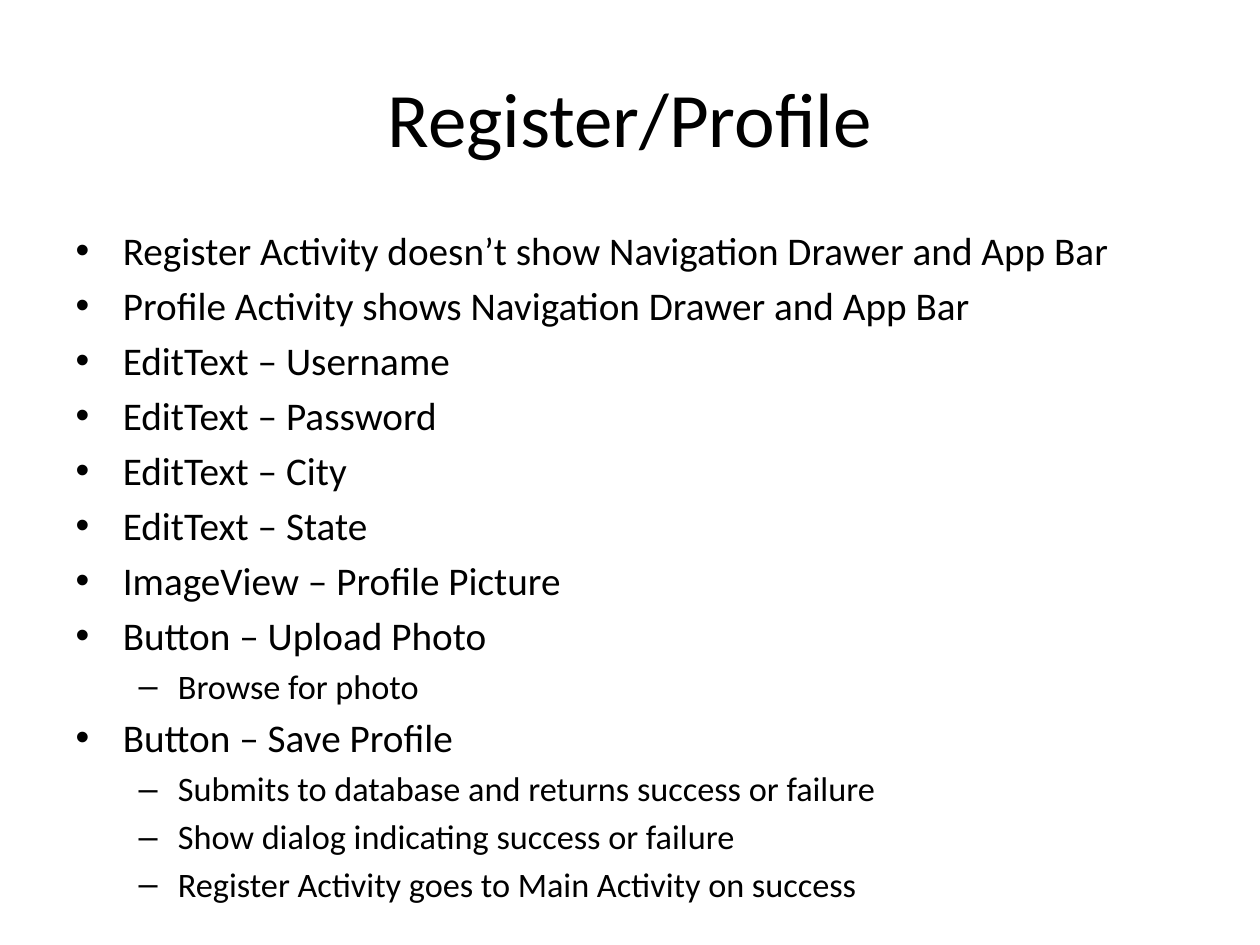
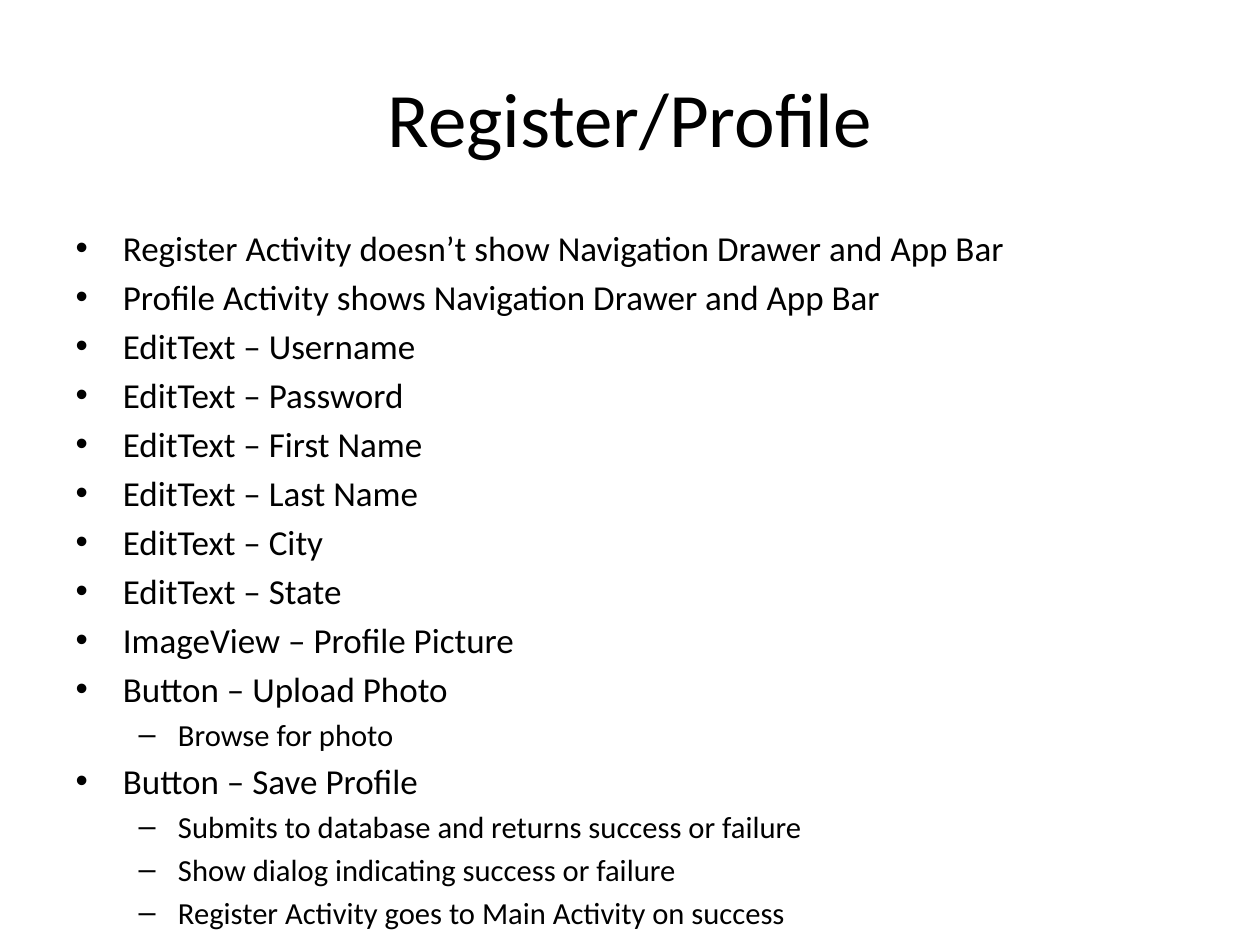
Before and after one commit to KodeFu/cis651project, a slide deck: slide 2 of ProjectLayouts.pptx. Drawn at 1260x945 pixels with LibreOffice and Linux fonts; fonts in the diff are those of the drawing. Boxes give left, top, right and bottom in pixels: in the first picture for what was removed or moved away, otherwise in the second. Text is boxed around its words. In the diff, an @@ line names an element or a change of style, - is before the commit and + after.

```diff
--- a/ProjectLayouts.pptx
+++ b/ProjectLayouts.pptx
@@ text at [123,236,1003,930]: size 22.4 to 20 pt in "Register Activity doesn’t show Navigation Drawer and ...", "Profile Activity shows Navigation Drawer and App ...", "EditText – Username", "EditText – Password" and 5 more places; size 19.6 to 17.5 pt in "Browse for photo", "Submits to database and returns success or ...", "Show dialog indicating success or failure", "Register Activity goes to Main Activity on ..." @@
@@ text at [123,432,423,507]: paragraphs added @@
+• EditText – First Name
+• EditText – Last Name
```
Also in this commit, not shown: 2 other slides changed, 2 slides removed, 22 other files.
